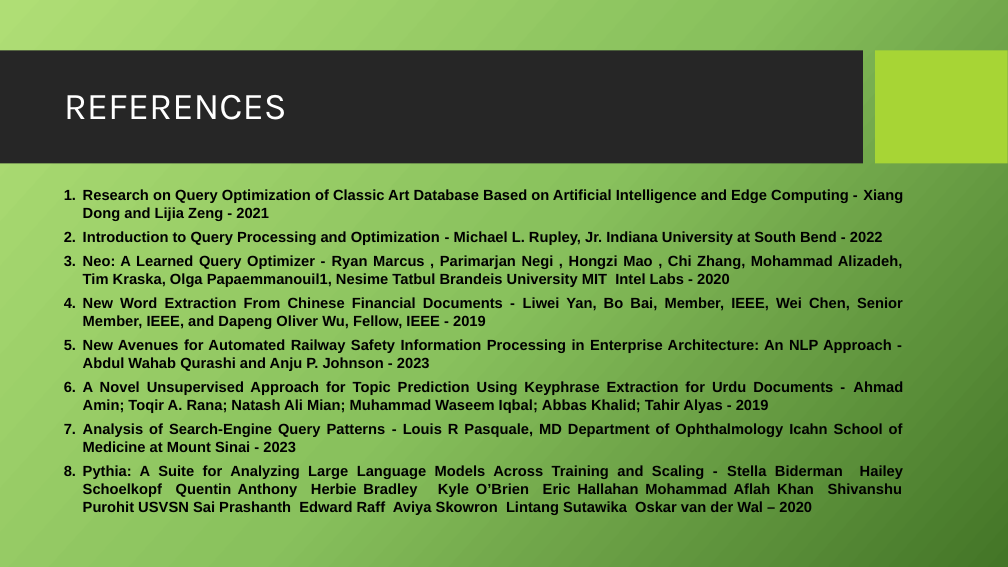
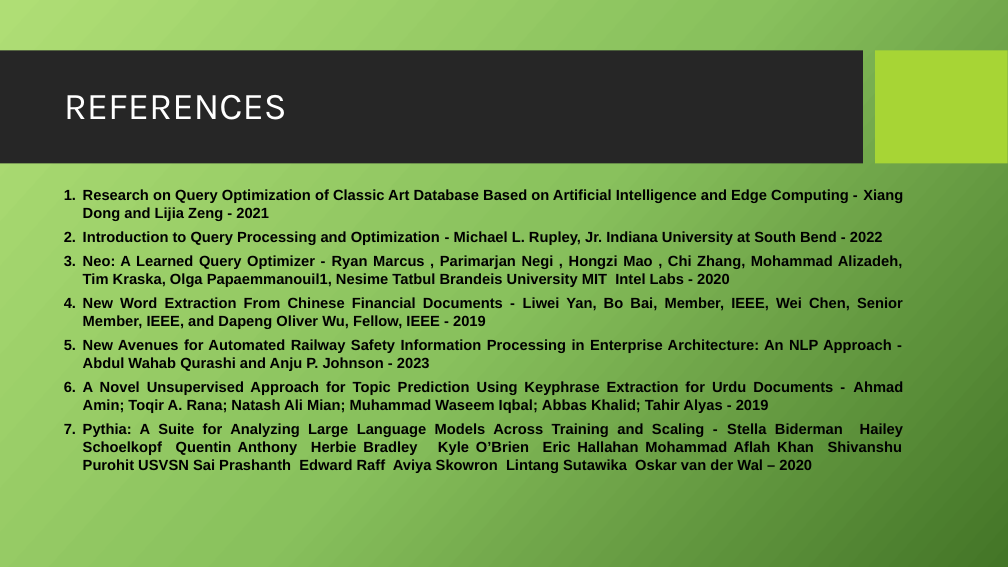
Before and after one commit to Charanvigneshnr/Intelligent-MultiDoc-QnA-Platform, a slide deck: slide 8 of docs/Intelligent-MultiDoc-QnA-Platform - Copy.pptx. Drawn at 1008x567 pixels with LibreOffice and Linux fonts; fonts in the diff are those of the drawing; background and template pictures are left out. Boxes give left, top, right and bottom in pixels: in the first picture for what was removed or moved away, otherwise in the second. Text is boxed around its words. In the diff, an @@ line names an element or a change of style, - is before the commit and + after.

```diff
--- a/docs/Intelligent-MultiDoc-QnA-Platform - Copy.pptx
+++ b/docs/Intelligent-MultiDoc-QnA-Platform - Copy.pptx
@@ text at (83, 423, 903, 452): paragraph removed @@
-7. Analysis of Search-Engine Query Patterns - Louis R Pasquale, MD Department of Ophthalmology Icahn School of Medicine at Mount Sinai - 2023
```
Also in this commit, not shown: 2 other slides changed, 4 other files.
